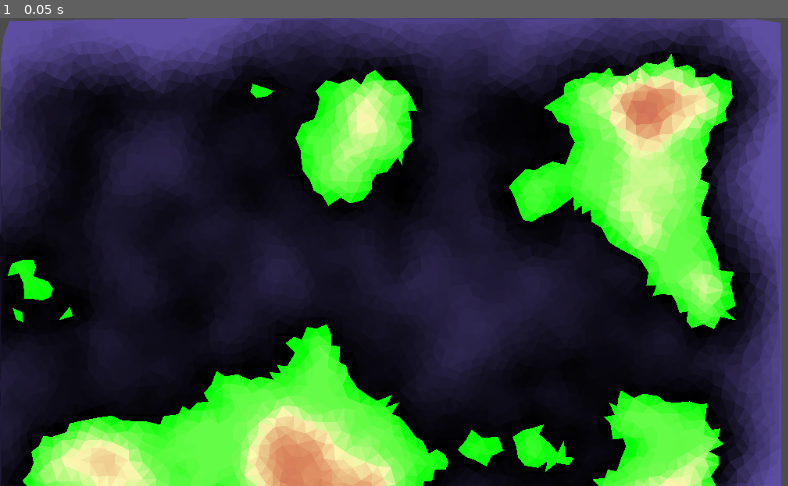
Above: before the commit, frame 1.
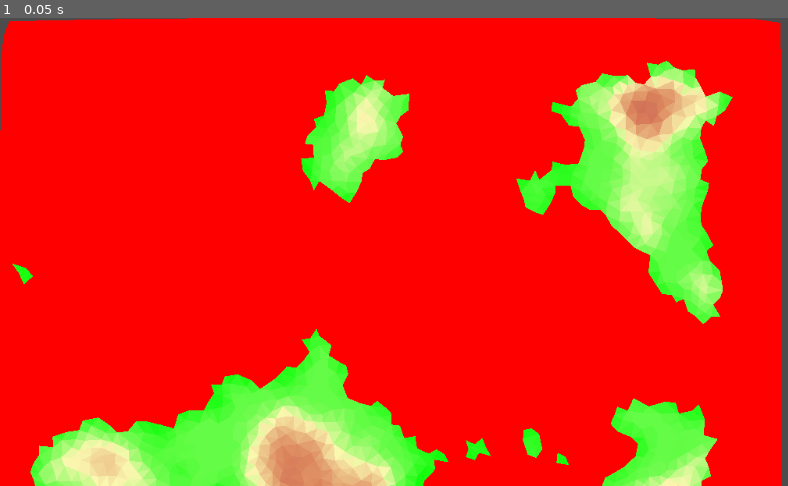
Above: after the commit, the same moment.

Repository: eriwyn/societer
Game: Godot game, scene res://world/game.tscn
Same seed, same stepped clock (60 frames per second), same inputs: the game is played once before the commit and once after it.
Inputs:
- Up to frame 1 (0.05 s): no input

The runs differ from the first frame. In frame 1, 79% of the frame differs, in the area x 0-100%, y 0-100%.

Commit message:
Game : Fix fill water

Diff:
--- a/utils/terrain/Terrain.gd
+++ b/utils/terrain/Terrain.gd
@@ -170,7 +170,7 @@
 		var outgoing_edge
 		while true:
 			list_points.append(Point.new(_terrain._triangles[incoming_edge._idx], _terrain));
-			outgoing_edge = incoming_edge.opposite()
+			outgoing_edge = incoming_edge.next_half()
 			incoming_edge = Edge.new(_terrain._halfedges[outgoing_edge._idx], _terrain);
 			if not (incoming_edge._idx != -1 and incoming_edge._idx != incoming):
 				break
